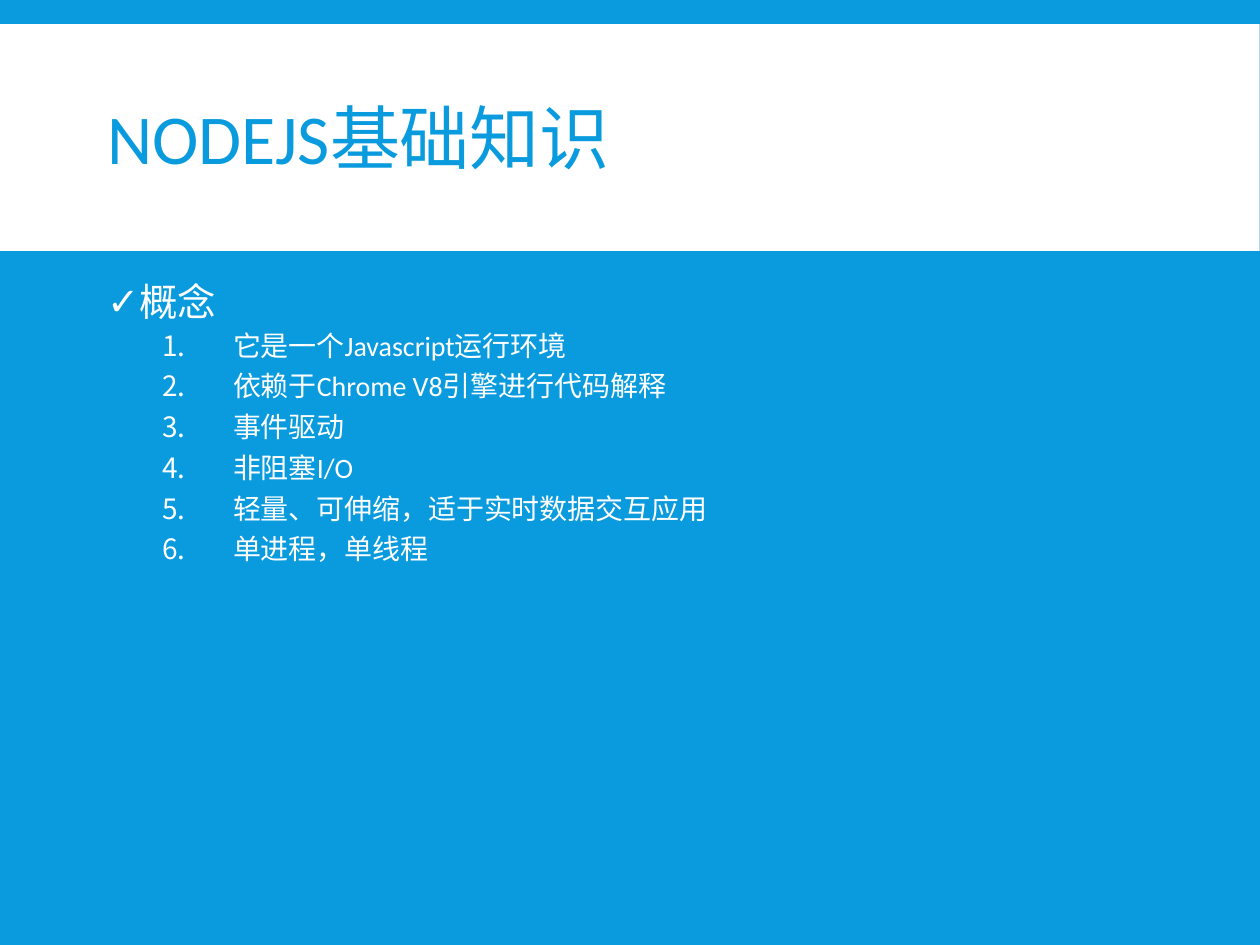
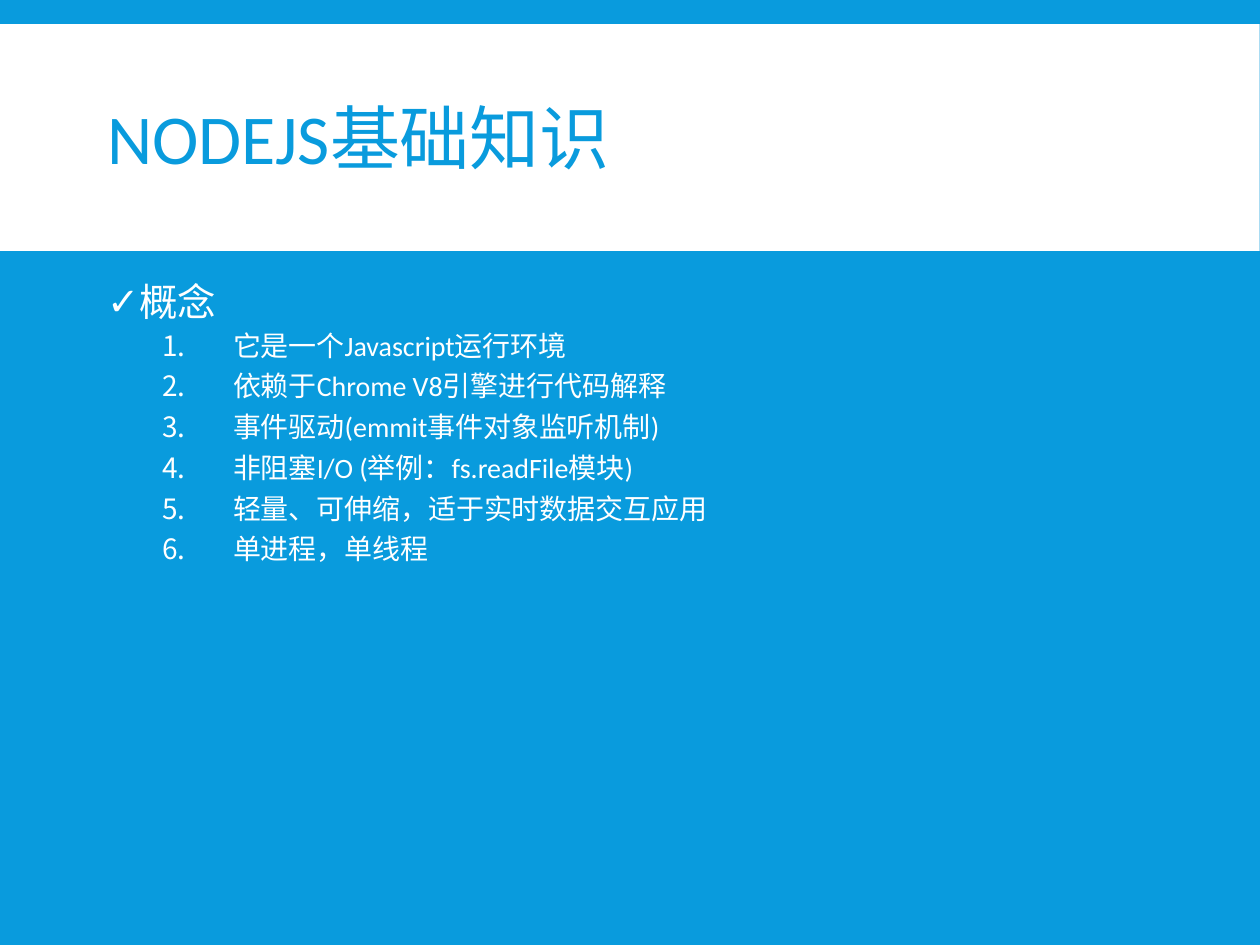
Before and after one commit to xiayu1986/webLearn, a slide deck: slide 2 of mix/技术分享/NODE技术分享.pptx. Drawn at 1260x945 pixels with LibreOffice and Linux fonts; fonts in the diff are those of the drawing. Boxes give left, top, right and bottom in pixels: in the first picture for what was removed or moved away, otherwise in the second. Text is boxed around its words. In the diff, an @@ line names an element or a change of style, - is before the commit and + after.

```diff
--- a/mix/技术分享/NODE技术分享.pptx
+++ b/mix/技术分享/NODE技术分享.pptx
@@ text at [233, 413, 659, 482]: text changed @@
-  3. 事件驱动
-  4. 非阻塞I/O
+  3. 事件驱动(emmit事件对象监听机制)
+  4. 非阻塞I/O (举例：fs.readFile模块)
```
Also in this commit, not shown: 9 other slides changed, 2 other files.
